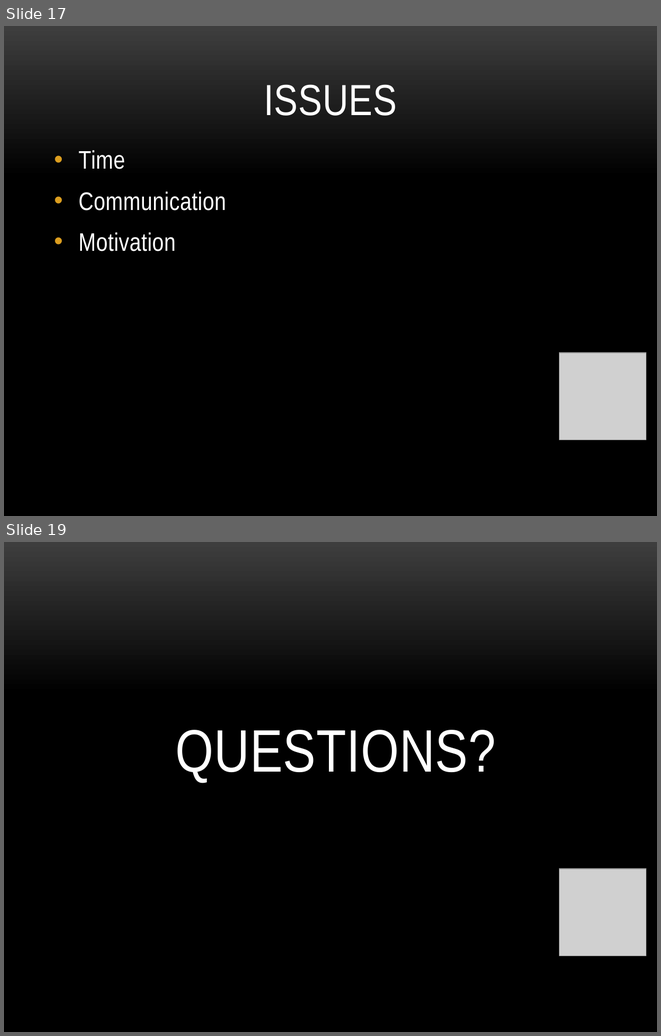
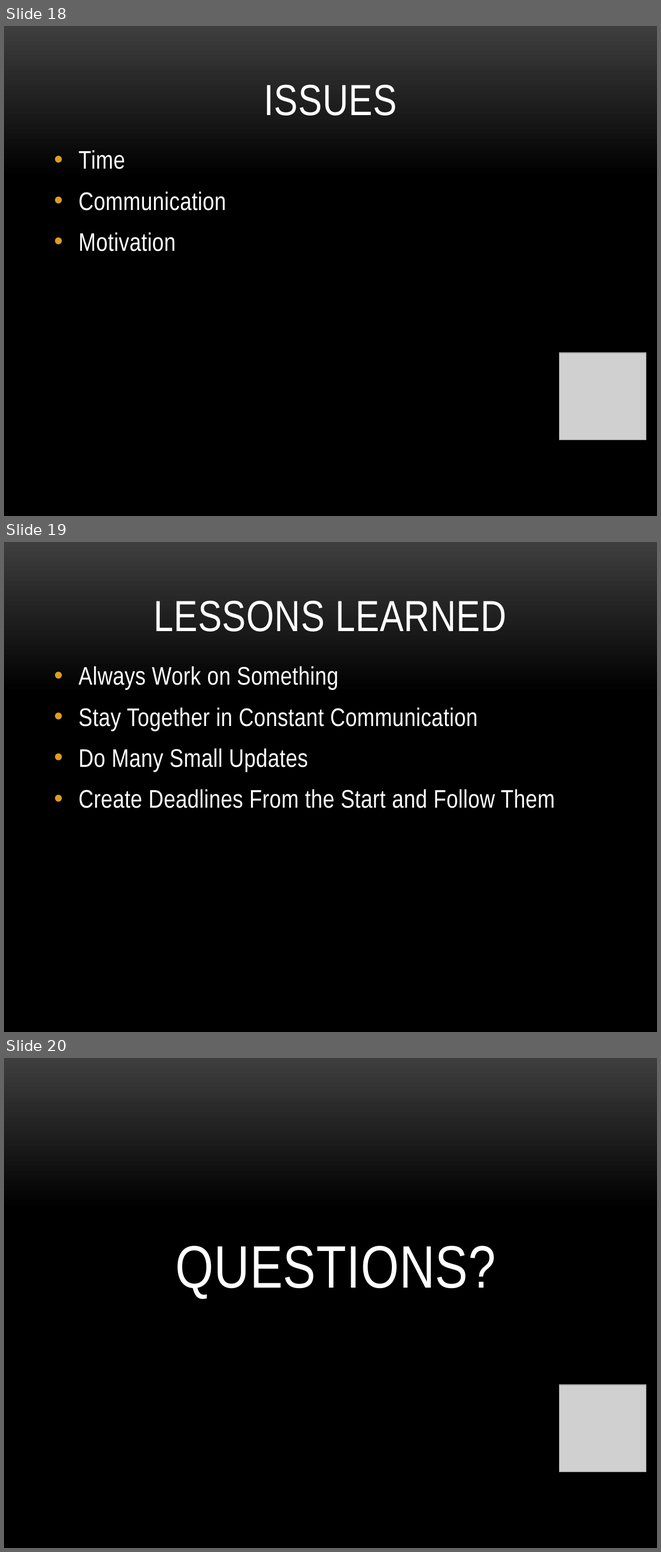
Before and after one commit to sadaust/Eevee-Hound-Final, a slide deck: elimbination_presentation_v5.pptx. Shown one above the other, each under a label of ours: slides 17 and 19 before the commit, slides 18, 19 and 20 after it; the slides between them are not shown. The pictures are 661x1036 and 661x1552 pixels, drawn with LibreOffice and Linux fonts; fonts in the diff are those of the drawing; grey boxes stand for pictures; background and template pictures are left out. Boxes give left, top, right and bottom in pixels: in the first picture for what was removed or moved away, otherwise in the second. Text is boxed around its words. In the diff, an @@ line names an element or a change of style, - is before the commit and + after.

```diff
--- a/elimbination_presentation_v5.pptx
+++ b/elimbination_presentation_v5.pptx
@@ slide 19 added at [4, 542, 657, 1032], background picture (left out) @@
@@ title added at [153, 600, 506, 632], 48 pt, text #FFFFFF @@
+LESSONS LEARNED
@@ text added at [79, 666, 555, 808], 28 pt, text #FFFFFF @@
+• Always Work on Something
+• Stay Together in Constant Communication
+• Do Many Small Updates
+• Create Deadlines From the Start and Follow Them
@@ what was slide 17 is now slide 18 @@
@@ what was slide 19 is now slide 20 @@
```
Also in this commit, not shown: 2 slides changed, 4 other files.
